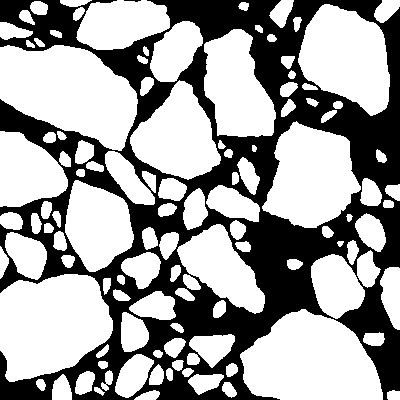
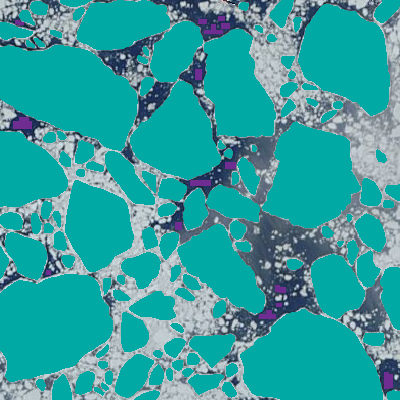
Before/after of a 400x400 layered artwork. What changed in the layer stack:
renamed "landfast ice" to "water samples", painted on it over [13, 16, 393, 389]
hid "ice floes" (1st of 2) over [0, 0, 400, 400]
